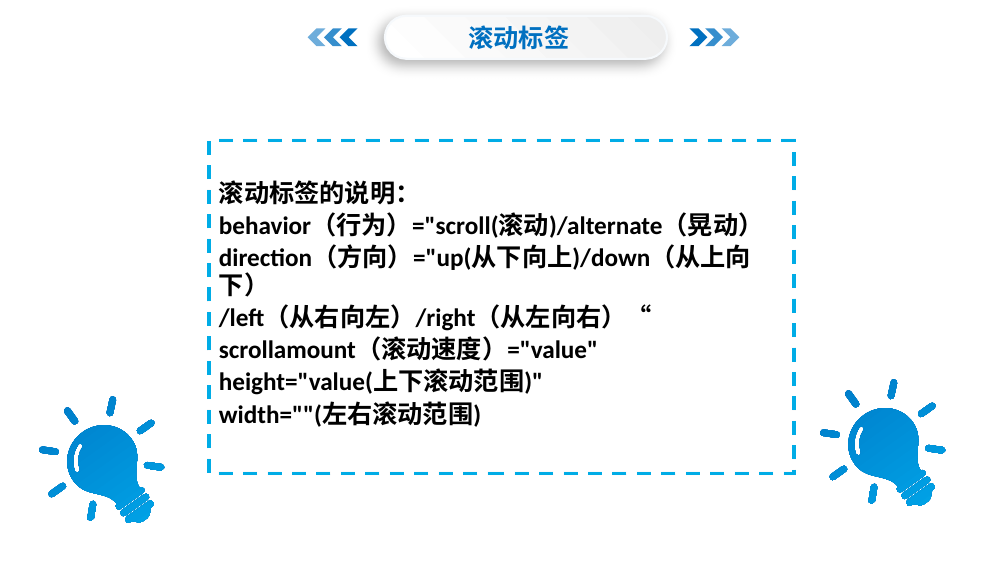
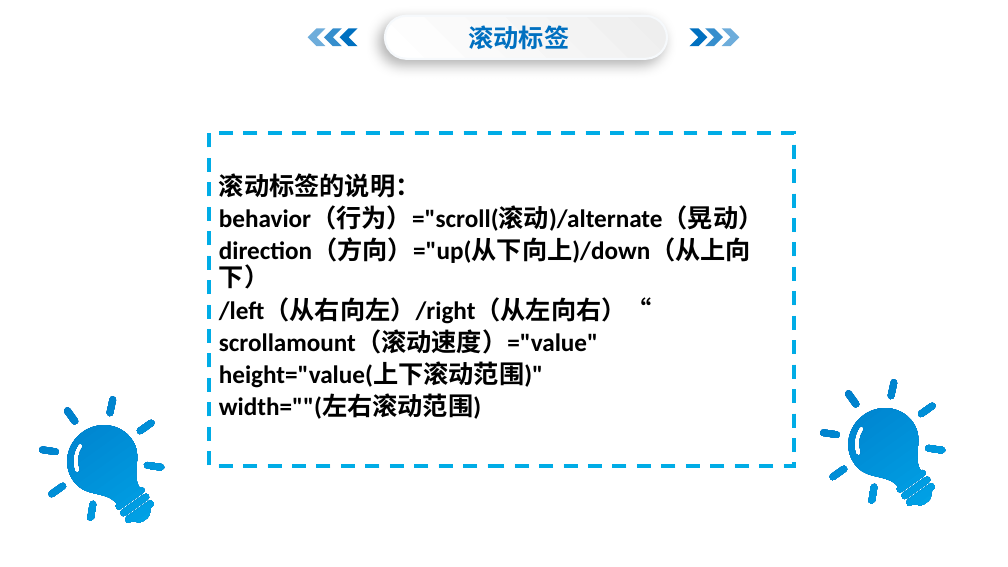
Before and after one commit to menglaoda/webA3, a slide deck: slide 54 of PPT/HTML.pptx. Drawn at 1008x567 pixels with LibreOffice and Linux fonts; fonts in the diff are those of the drawing; background and template pictures are left out. Boxes give left, top, right and bottom in pixels: in the first picture for what was removed or moved away, otherwise in the second. Text is boxed around its words. In the diff, an @@ line names an element or a change of style, - is before the commit and + after.

```diff
--- a/PPT/HTML.pptx
+++ b/PPT/HTML.pptx
@@ rectangle "滚动标签的说明：": place and size @@
-rectangle "滚动标签的说明：" at [209,140,794,473]
+rectangle "滚动标签的说明：" at [209,133,794,466]
```
Also in this commit, not shown: 13 other files.
